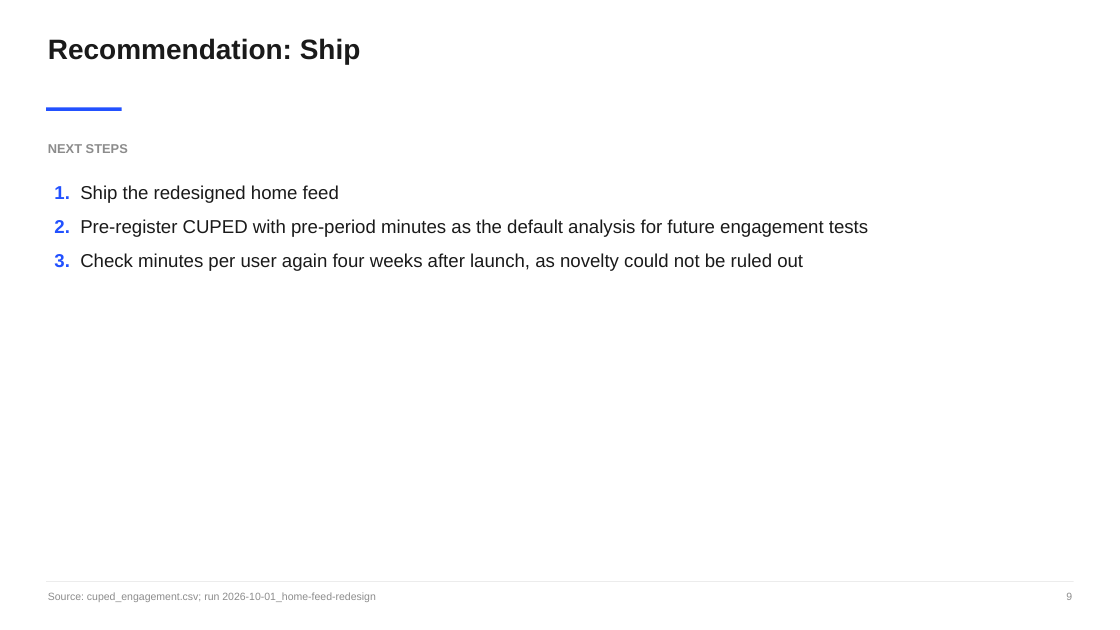
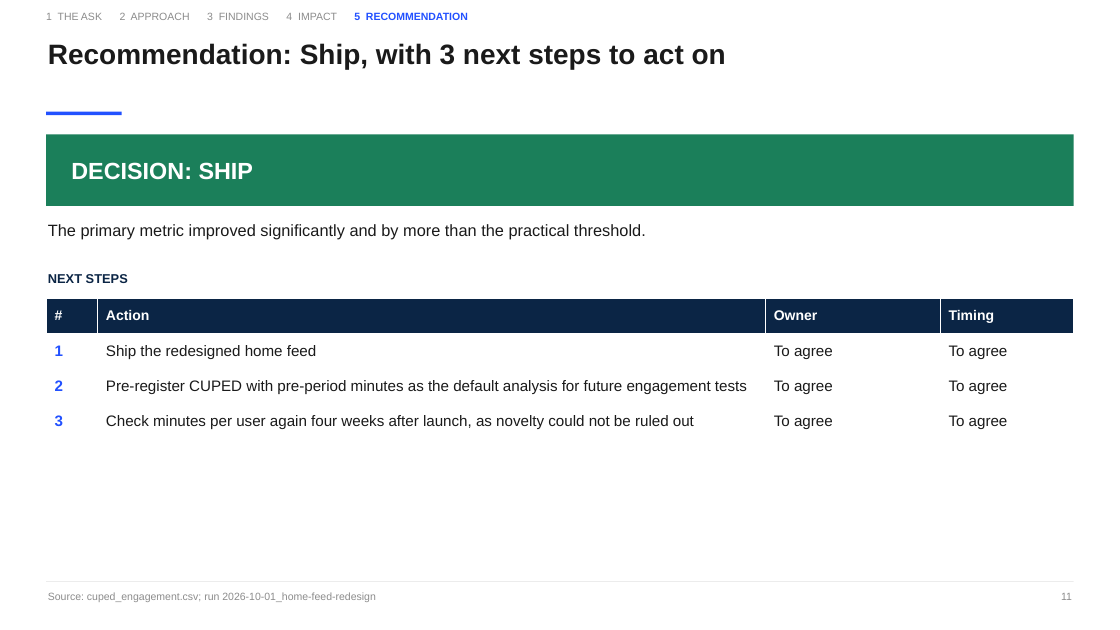
Before and after one commit to rohittiwari001/A-B-Testing-using-Claude-Code, a slide deck: slide 11 of runs/2026-10-01_home-feed-redesign/deck.pptx (slide 9 before the commit). Drawn at 1120x630 pixels with LibreOffice and Linux fonts; fonts in the diff are those of the drawing. Boxes give left, top, right and bottom in pixels: in the first picture for what was removed or moved away, otherwise in the second. Text is boxed around its words. In the diff, an @@ line names an element or a change of style, - is before the commit and + after.

```diff
--- a/runs/2026-10-01_home-feed-redesign/deck.pptx
+++ b/runs/2026-10-01_home-feed-redesign/deck.pptx
@@ text added at [46, 12, 468, 20], 9 pt, text #8C8C8C @@
+1 THE ASK 2 APPROACH 3 FINDINGS 4 IMPACT 5 RECOMMENDATION
@@ text at [48, 43, 726, 70]: text changed @@
-Recommendation: Ship
+Recommendation: Ship, with 3 next steps to act on
@@ rectangle: place and size @@
-rectangle at [46, 108, 122, 111]
+rectangle at [46, 112, 122, 115]
@@ rectangle added at [46, 134, 1074, 206], fill #1B7F5A, 20 pt, text #FFFFFF, bold @@
+DECISION: SHIP
@@ text removed at [54, 185, 868, 271] @@
-1. Ship the redesigned home feed
-2. Pre-register CUPED with pre-period minutes as the default analysis for future engagement tests
-3. Check minutes per user again four weeks after launch, as novelty could not be ruled out
@@ text added at [48, 224, 646, 240], 14 pt, text #1A1A1A @@
+The primary metric improved significantly and by more than the practical threshold.
@@ text "NEXT STEPS": place and size @@
-text "NEXT STEPS" at [48, 144, 128, 153]
+text "NEXT STEPS" at [48, 274, 128, 283]
@@ text "NEXT STEPS" at [48, 274, 128, 283]: text colour #8C8C8C to #0B2545 @@
@@ table added at [46, 298, 1074, 439], 4 rows, 4 columns @@
+# | Action | Owner | Timing
+1 | Ship the redesigned home feed | To agree | To agree
+2 | Pre-register CUPED with pre-period minutes as the default analysis for future engagement tests | To agree | To agree
+3 | Check minutes per user again four weeks after launch, as novelty could not be ruled out | To agree | To agree
@@ text at [1061, 593, 1072, 600]: text changed @@
-9
+11
```
Also in this commit, not shown: 9 other slides changed, 4 slides added, 1 slide removed, 23 other files.
